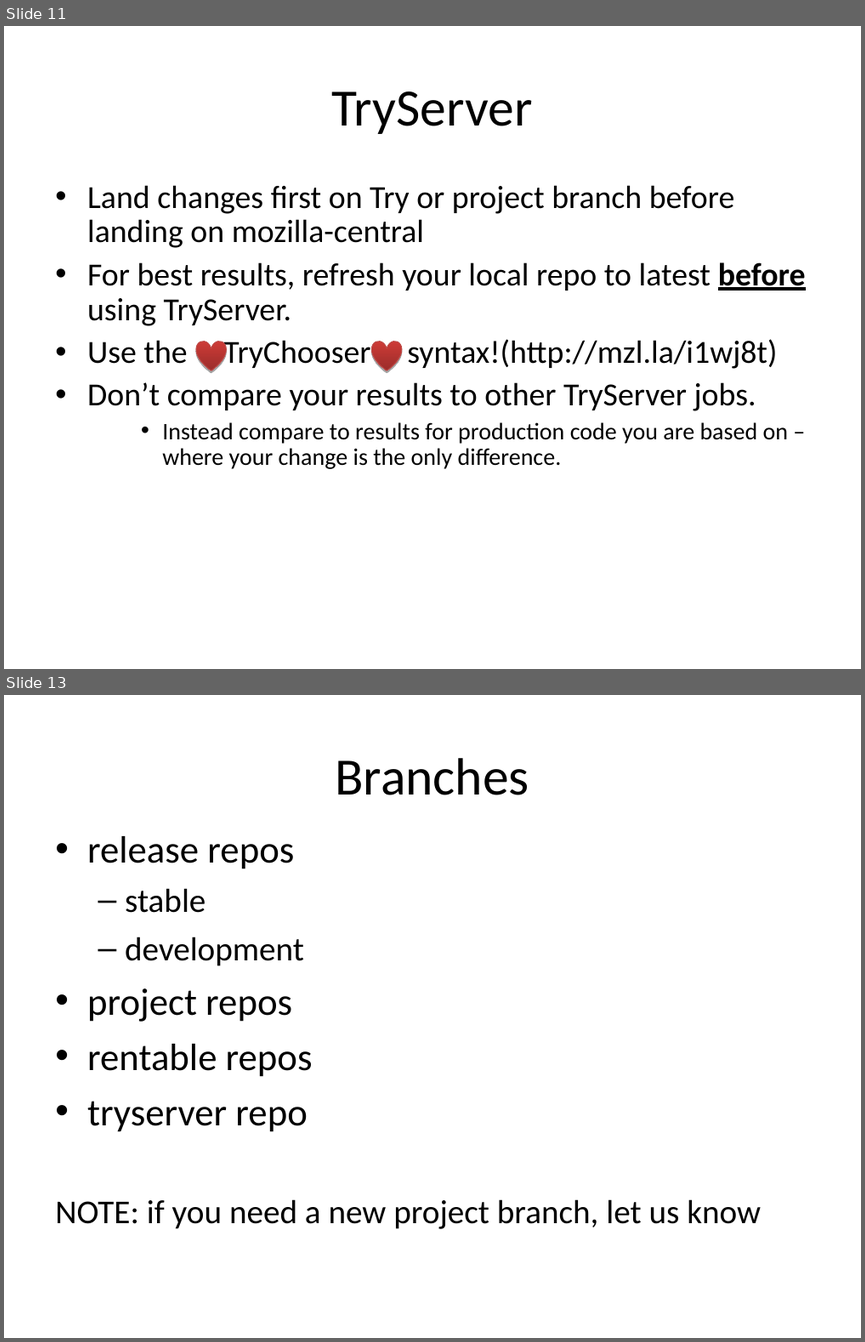
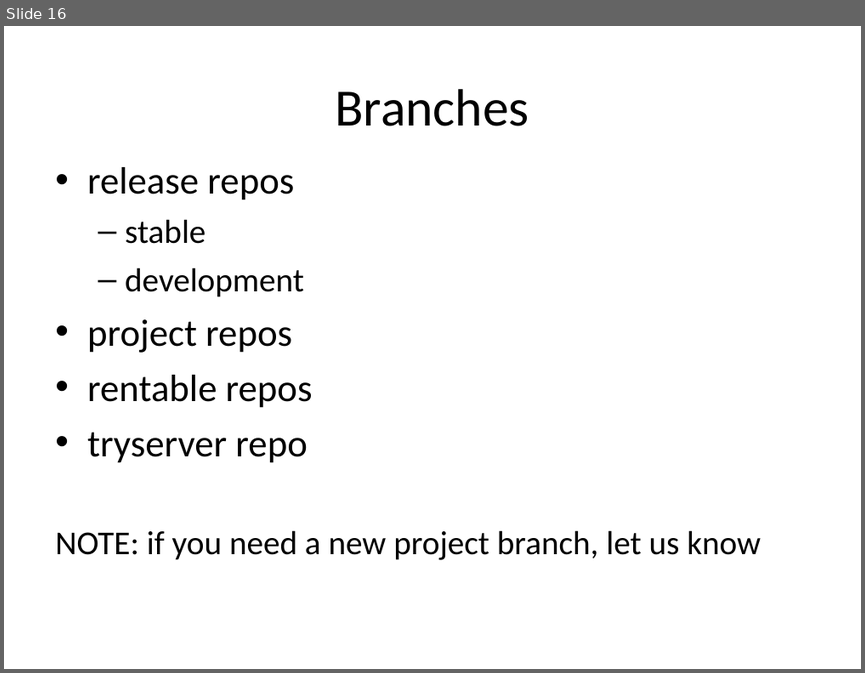
Before and after one commit to armenzg/playground, a slide deck: mozilla/slides/presentations/RelEng-newhire-brownbag-april2011.ppt. Shown one above the other, each under a label of ours: slides 11 and 13 before the commit, slide 16 after it; the slides between them are not shown. The pictures are 865x1342 and 865x673 pixels, drawn with LibreOffice and Linux fonts; fonts in the diff are those of the drawing. Boxes give left, top, right and bottom in pixels: in the first picture for what was removed or moved away, otherwise in the second. Text is boxed around its words. In the diff, an @@ line names an element or a change of style, - is before the commit and + after.

```diff
--- a/mozilla/slides/presentations/RelEng-newhire-brownbag-april2011.ppt
+++ b/mozilla/slides/presentations/RelEng-newhire-brownbag-april2011.ppt
@@ slide 11 removed at box(4, 26, 861, 669), background #FFFFFF @@
@@ title removed at box(332, 91, 533, 134) @@
-TryServer
@@ text removed at box(87, 185, 806, 469) @@
-• Land changes first on Try or project branch before landing on mozilla-central
-• For best results, refresh your local repo to latest before using TryServer.
-• Use the TryChooser syntax!(http://mzl.la/i1wj8t)
-• Don’t compare your results to other TryServer jobs.
-    • Instead compare to results for production code you are based on – where your change is the only difference.
@@ freeform shape removed at box(196, 340, 226, 370) @@
@@ freeform shape removed at box(371, 340, 402, 370) @@
@@ what was slide 13 is now slide 16 @@
```
Also in this commit, not shown: 9 slides changed, 5 slides added, 4 other slides removed.
